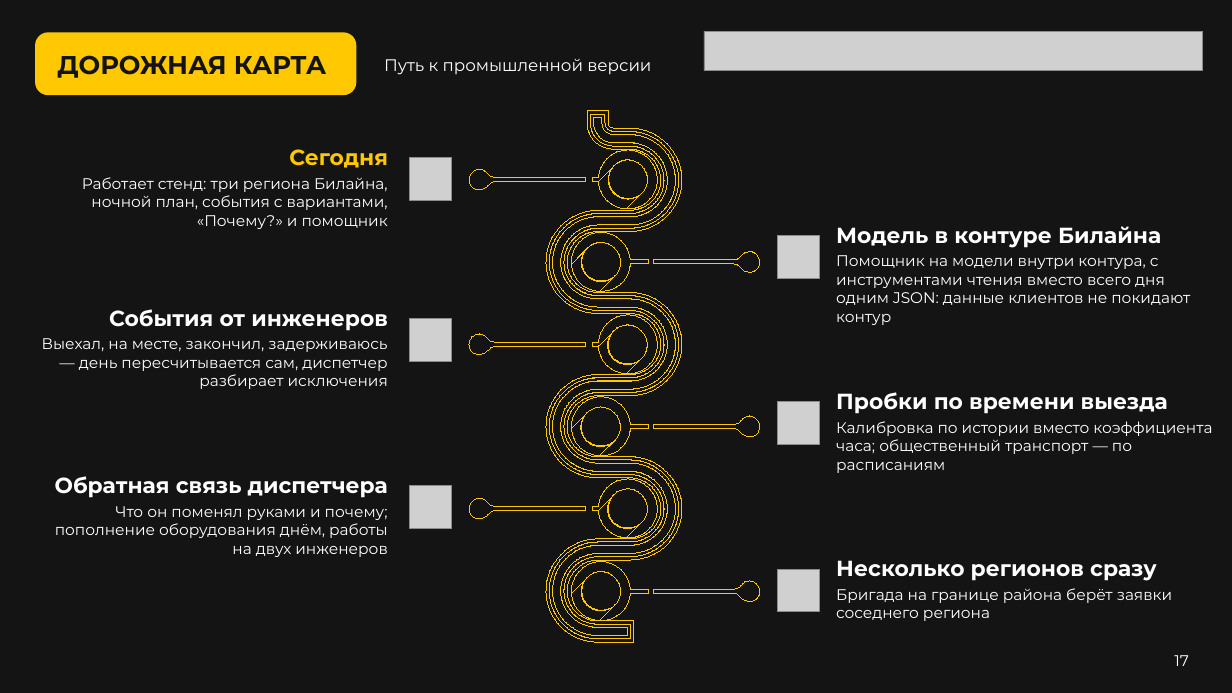
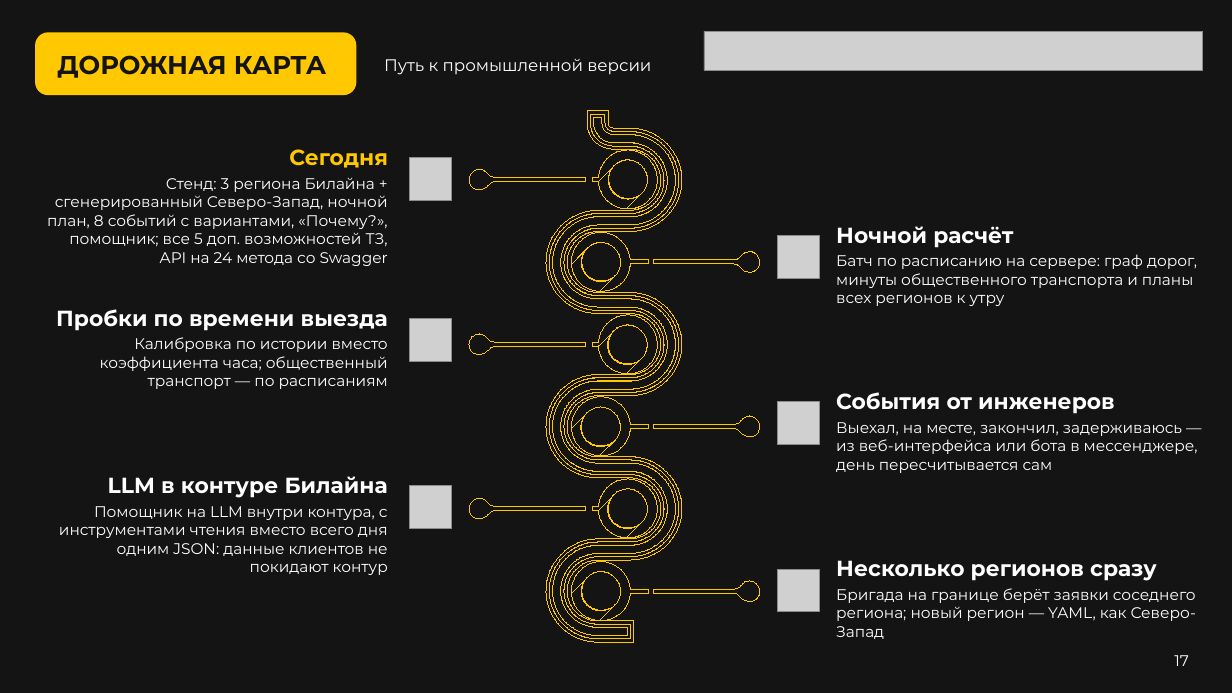
Before and after one commit to earlyr1/beeline-routing, a slide deck: slide 17 of ЛЦТ2026_Презентация_верные_обязательные_слайды.pptx. Drawn at 1232x693 pixels with LibreOffice and Linux fonts; fonts in the diff are those of the drawing; grey boxes stand for pictures. Boxes give left, top, right and bottom in pixels: in the first picture for what was removed or moved away, otherwise in the second. Text is boxed around its words. In the diff, an @@ line names an element or a change of style, - is before the commit and + after.

```diff
--- a/ЛЦТ2026_Презентация_верные_обязательные_слайды.pptx
+++ b/ЛЦТ2026_Презентация_верные_обязательные_слайды.pptx
@@ text at [47, 178, 388, 266]: text changed @@
-Работает стенд: три региона Билайна, ночной план, события с вариантами, «Почему?» и помощник
+Стенд: 3 региона Билайна + сгенерированный Северо-Запад, ночной план, 8 событий с вариантами, «Почему?», помощник; все 5 доп. возможностей ТЗ, API на 24 метода со Swagger
@@ text at [836, 226, 1013, 248]: text changed @@
-Модель в контуре Билайна
+Ночной расчёт
@@ text at [836, 254, 1197, 306]: text changed @@
-Помощник на модели внутри контура, с инструментами чтения вместо всего дня одним JSON: данные клиентов не покидают контур
+Батч по расписанию на сервере: граф дорог, минуты общественного транспорта и планы всех регионов к утру
@@ text at [56, 309, 388, 331]: text changed @@
-События от инженеров
+Пробки по времени выезда
@@ text at [100, 337, 388, 389]: text changed @@
-Выехал, на месте, закончил, задерживаюсь — день пересчитывается сам, диспетчер разбирает исключения
+Калибровка по истории вместо коэффициента часа; общественный транспорт — по расписаниям
@@ text at [836, 392, 1115, 414]: text changed @@
-Пробки по времени выезда
+События от инженеров
@@ text at [836, 422, 1198, 473]: text changed @@
-Калибровка по истории вместо коэффициента часа; общественный транспорт — по расписаниям
+Выехал, на месте, закончил, задерживаюсь — из веб-интерфейса или бота в мессенджере, день пересчитывается сам
@@ text at [108, 476, 388, 498]: text changed @@
-Обратная связь диспетчера
+LLM в контуре Билайна
@@ text at [59, 506, 388, 575]: text changed @@
-Что он поменял руками и почему; пополнение оборудования днём, работы на двух инженеров
+Помощник на LLM внутри контура, с инструментами чтения вместо всего дня одним JSON: данные клиентов не покидают контур
@@ text at [836, 588, 1196, 639]: text changed @@
-Бригада на границе района берёт заявки соседнего региона
+Бригада на границе берёт заявки соседнего региона; новый регион — YAML, как Северо-Запад
```
Also in this commit, not shown: 12 other slides changed, 36 other files.
